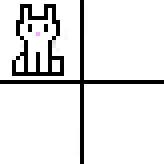
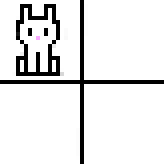
The second 164 × 164 image is a revision of the first. Changes to its layers:
painted on "Layer" over [left=12, top=24, right=64, bottom=76]
